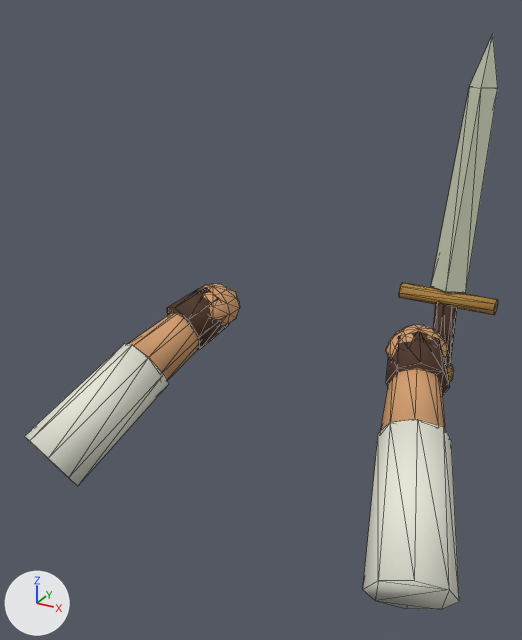
An edit to the glTF model public/assets/fp_swordsman.glb, drawn before and after from the same camera.
Before and after are seen from a 50 mm lens placed at (0.594, -0.831, 0.369), pointed at (-0.029, 0.303, -0.198). The lights are fixed; the arrows at lower left show +X, +Y and +Z. The first picture is the older version. Mesh edges are drawn as thin lines. Vertices at exactly the same position are counted once.

The first picture shows 'First person swordsman'.
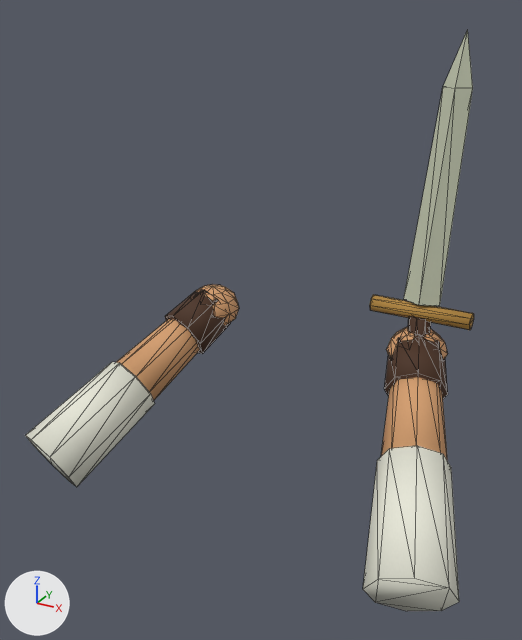
Patch to the scene script:
```diff
--- a/public/assets/fp_swordsman.glb.py
+++ b/public/assets/fp_swordsman.glb.py
@@ me_cone @@
 # used by ob_first_person_swordsman; location = (0.111, 0.395, -0.209); rotation_euler = (1.049, 0.0, 2.807), in degrees (60, 0, 161); scale = (0.563, 0.563, 0.563)
-me_cone.from_pydata(...)  # 395 vertices, 718 faces; spans x -0.76..0.76, y -0.5..0.5, z -1.0..1.0
+me_cone.from_pydata(...)  # 395 vertices, 718 faces; spans x -0.45..0.45, y 0.01..0.59, z -0.56..0.32
+# me_cone part 1: the loose piece of 16 vertices spanning x 0.53..0.74, y -0.14..0.09, z -0.32..-0.12 is multiplied about its middle by the matrix ((-0.551, -0.107, 0.137), (0.174, -0.335, 0.438), (-0.002, 0.459, 0.352)), then moved by (-0.89, 0.44, -0.07)
+# me_cone part 2: the loose piece of 16 vertices spanning x -0.47..-0.12, y -0.27..-0.07, z -0.27..0.15 is multiplied about its middle by the matrix ((-0.612, -0.083, 0.181), (0.196, -0.351, 0.502), (0.034, 0.533, 0.359)), then moved by (0.58, 0.51, -0.27)
+# me_cone part 3: the loose piece of 16 vertices spanning x -0.36..-0.1, y -0.28..-0.07, z -0.08..0.16 is multiplied about its middle by the matrix ((-0.539, -0.082, 0.192), (0.203, -0.33, 0.429), (0.049, 0.468, 0.336)), then moved by (0.48, 0.59, -0.33)
+# me_cone part 4: the loose piece of 16 vertices spanning x -0.18..-0.1, y -0.43..-0.17, z 0.19..0.38 is multiplied about its middle by the matrix ((-0.531, -0.092, 0.16), (0.185, -0.265, 0.46), (0.0, 0.487, 0.28)), then moved by (0.38, 0.76, -0.55)
+# me_cone part 5: the loose piece of 16 vertices spanning x -0.32..0.03, y -0.23..-0.12, z 0.28..0.44 is multiplied about its middle by the matrix ((-0.532, -0.092, 0.16), (0.185, -0.265, 0.461), (0.0, 0.488, 0.281)), then moved by (0.38, 0.64, -0.54)
+# me_cone part 6: the loose piece of 9 vertices spanning x -0.2..-0.03, y -0.16..0.5, z 0.35..1.0 is multiplied about its middle by the matrix ((-0.532, -0.092, 0.16), (0.185, -0.265, 0.461), (0.0, 0.488, 0.281)), then moved by (0.36, 0.35, -0.6)
+# me_cone part 7: 102 of 395 vertices moved; they spanned x -0.76..-0.07, y -0.5..-0.07, z -0.69..0.26 and now span x 0.18..0.45, y 0.01..0.52, z -0.56..-0.22; mean shift (0.48, 0.68, -0.38); largest move (-0.76, -0.26, -0.54) -> (0.45, 0.07, -0.49)
+# me_cone part 8: 84 of 395 vertices moved; they spanned x 0.49..0.76, y -0.14..0.13, z -1.0..-0.02 and now span x -0.45..-0.18, y 0.01..0.52, z -0.56..-0.22; mean shift (-0.89, 0.41, -0.02); largest move (0.76, 0.0, -1.0) -> (-0.45, 0.07, -0.49)
+# other edits to the shape of me_cone do not show in these pictures
 me_cone.materials.append(mat_team_cloth)
@@ ob_first_person_swordsman @@
 ob_first_person_swordsman = bpy.data.objects.new('First person swordsman', me_cone)
-ob_first_person_swordsman.location = (0.111, 0.395, -0.209)
-ob_first_person_swordsman.rotation_euler = (1.049, 0.0, 2.807)  # degrees (60, 0, 161)
-ob_first_person_swordsman.scale = (0.563, 0.563, 0.563)
+ob_first_person_swordsman.location = (0.0, 0.0, 0.0)
```

Pixel boxes (x1, y1, x2, y2) of what changed, in the pictures (522 x 640 px; the box of a moved part takes in the faces that stretch with it):
'First person swordsman', reshaped, moved, turned, rescaled: before (24, 34, 498, 609); after (25, 29, 474, 611)
part 1 of me_cone, moved or reshaped: before (166, 288, 229, 349); after (165, 290, 230, 354)
part 2 of me_cone, moved or reshaped: before (380, 368, 445, 431); after (381, 377, 447, 459)
part 3 of me_cone, moved or reshaped: before (386, 332, 450, 395); after (384, 334, 448, 399)
part 4 of me_cone, moved or reshaped: before (433, 302, 457, 366); after (408, 316, 431, 335)
part 5 of me_cone, moved or reshaped: before (399, 283, 498, 315); after (370, 295, 474, 330)
part 6 of me_cone, moved or reshaped: before (431, 34, 498, 293); after (404, 29, 473, 306)
part 7 of me_cone, moved or reshaped: before (363, 325, 459, 609); after (363, 327, 459, 611)
part 8 of me_cone, moved or reshaped: before (24, 284, 240, 486); after (25, 284, 239, 487)
